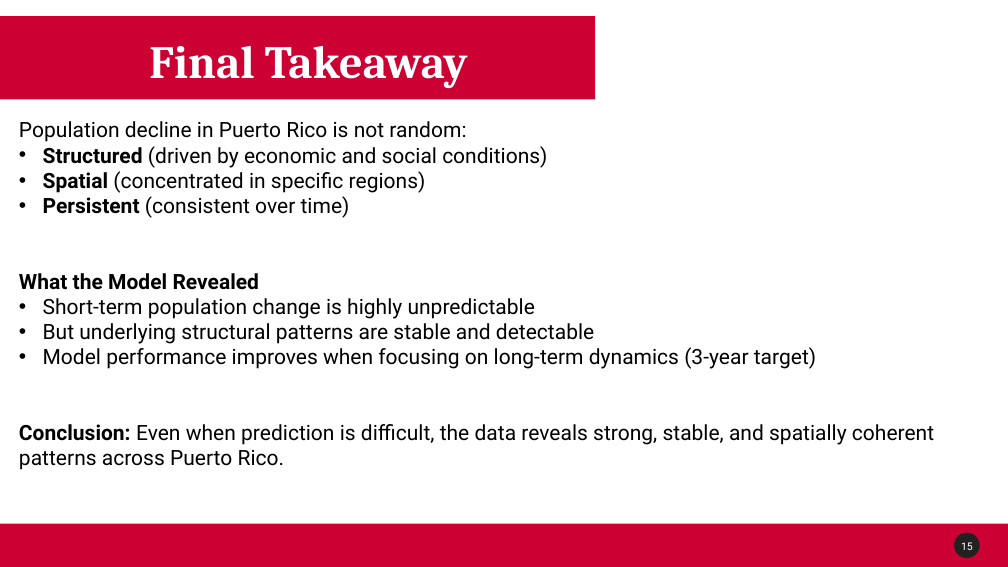
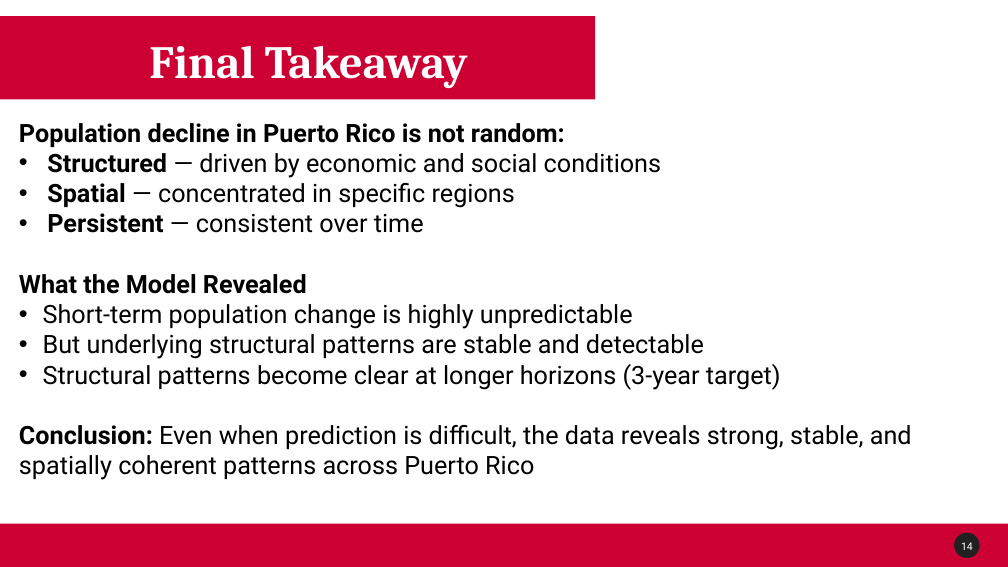
Before and after one commit to Venettov/CAPSTONE_DATA_SCIENCE_RIVERARUIZ, a slide deck: slide 15 of project_reports/Week11_Progress.pptx (slide 16 before the commit). Drawn at 1008x567 pixels with LibreOffice and Linux fonts; fonts in the diff are those of the drawing; background and template pictures are left out. Boxes give left, top, right and bottom in pixels: in the first picture for what was removed or moved away, otherwise in the second. Text is boxed around its words. In the diff, an @@ line names an element or a change of style, - is before the commit and + after.

Commit message:
Finalize Phase 4 policy analysis: add realistic policy-path charts with decline + uncertainty bands, implement robust regional handling with diagnostics fallback, include policy mechanism table, relative impact analysis, and polished conclusion markdown

```diff
--- a/project_reports/Week11_Progress.pptx
+++ b/project_reports/Week11_Progress.pptx
@@ text at [19, 123, 704, 359]: size 20 to 24 pt in "Population decline in Puerto Rico is not ...", "What the Model Revealed", "Short-term population change is highly unpredictable", "But underlying structural patterns are stable and ..."; bold on in "Population decline in Puerto Rico is not ..." @@
@@ text at [47, 153, 661, 233]: text changed; size 20 to 24 pt @@
-• Structured (driven by economic and social conditions)
-• Spatial (concentrated in specific regions)
-• Persistent (consistent over time)
+• Structured — driven by economic and social conditions
+• Spatial — concentrated in specific regions
+• Persistent — consistent over time
@@ text at [19, 364, 912, 480]: text changed; size 20 to 24 pt @@
-• Model performance improves when focusing on long-term dynamics (3-year target)
-Conclusion: Even when prediction is difficult, the data reveals strong, stable, and spatially coherent patterns across Puerto Rico.
+• Structural patterns become clear at longer horizons (3-year target)
+Conclusion: Even when prediction is difficult, the data reveals strong, stable, and spatially coherent patterns across Puerto Rico
@@ page number at [961, 542, 973, 550]: text changed @@
-15
+14
```
Also in this commit, not shown: 9 other slides changed, 1 slide added, 3 slides removed, 3 other files.
